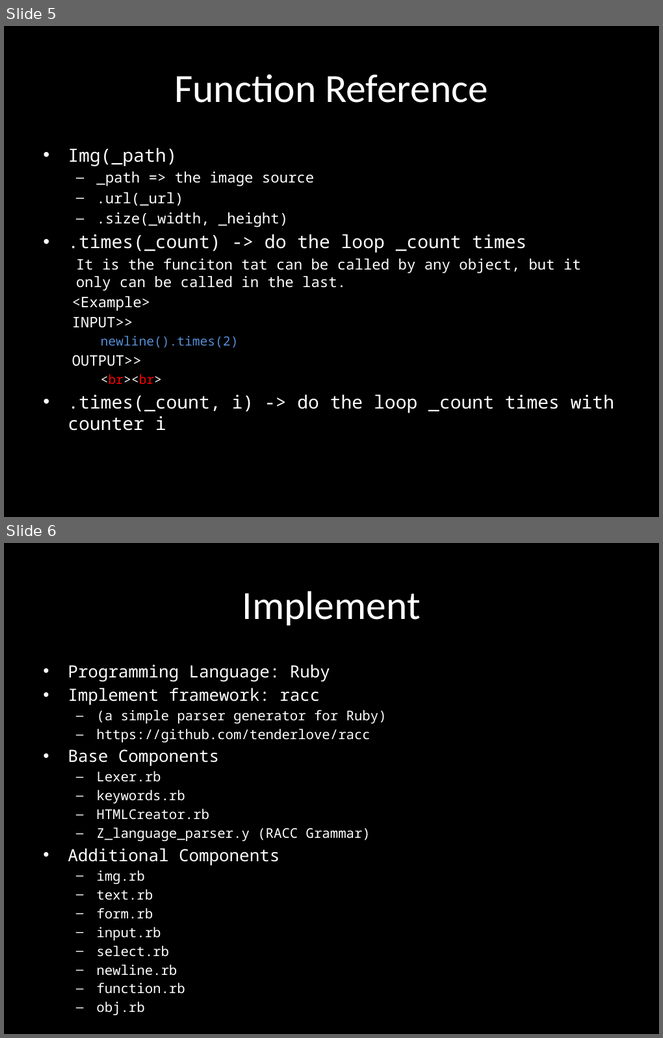
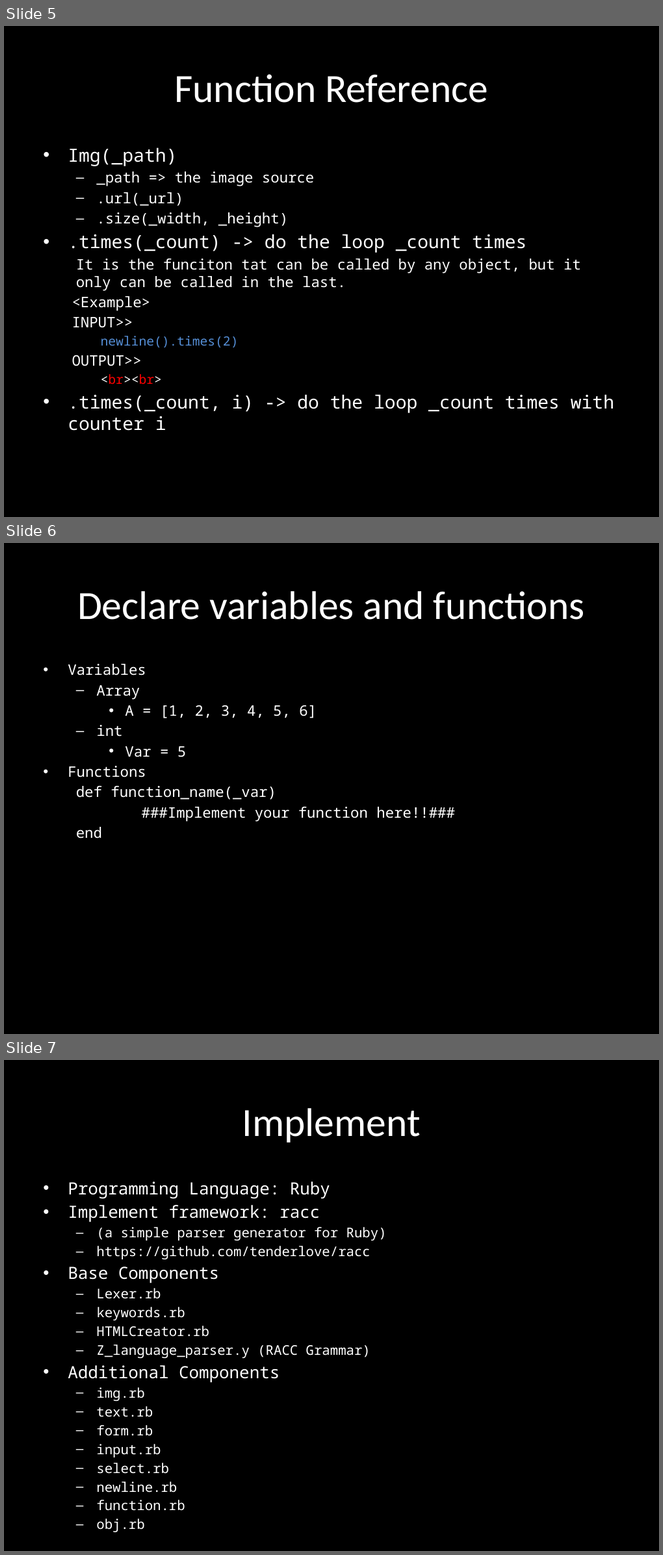
Before and after one commit to MickPlaYer/Z-Language-Parser, a slide deck: document/Z-Language.pptx. Shown one above the other, each under a label of ours: slides 5 and 6 before the commit, slides 5, 6 and 7 after it. The pictures are 663x1038 and 663x1555 pixels, drawn with LibreOffice and Linux fonts; fonts in the diff are those of the drawing. Boxes give left, top, right and bottom in pixels: in the first picture for what was removed or moved away, otherwise in the second. Text is boxed around its words. In the diff, an @@ line names an element or a change of style, - is before the commit and + after.

Commit message:
add function in PPT and finish read & instruction!!

```diff
--- a/document/Z-Language.pptx
+++ b/document/Z-Language.pptx
@@ slide 6 added at (4, 543, 659, 1034), background #000000 @@
@@ title added at (77, 591, 585, 620), 44 pt, text #FFFFFF @@
+Declare variables and functions
@@ text added at (68, 664, 455, 839), 16 pt, text #FFFFFF @@
+• Variables
+  – Array
+    • A = [1, 2, 3, 4, 5, 6]
+  – int
+    • Var = 5
+• Functions
+  def function_name(_var)
+  ###Implement your function here!!###
+  end
@@ what was slide 6 is now slide 7 @@
```
Also in this commit, not shown: 2 other files.
